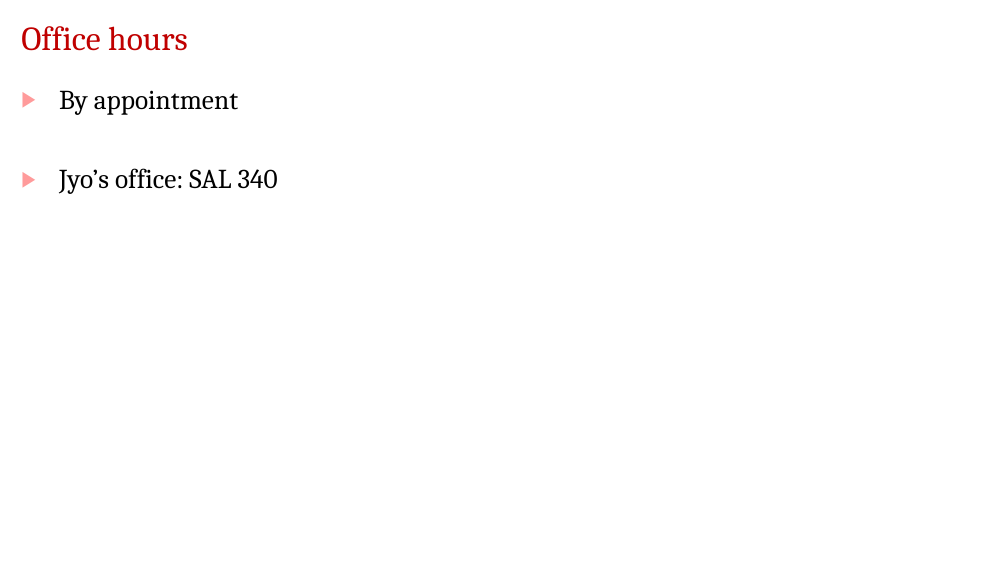
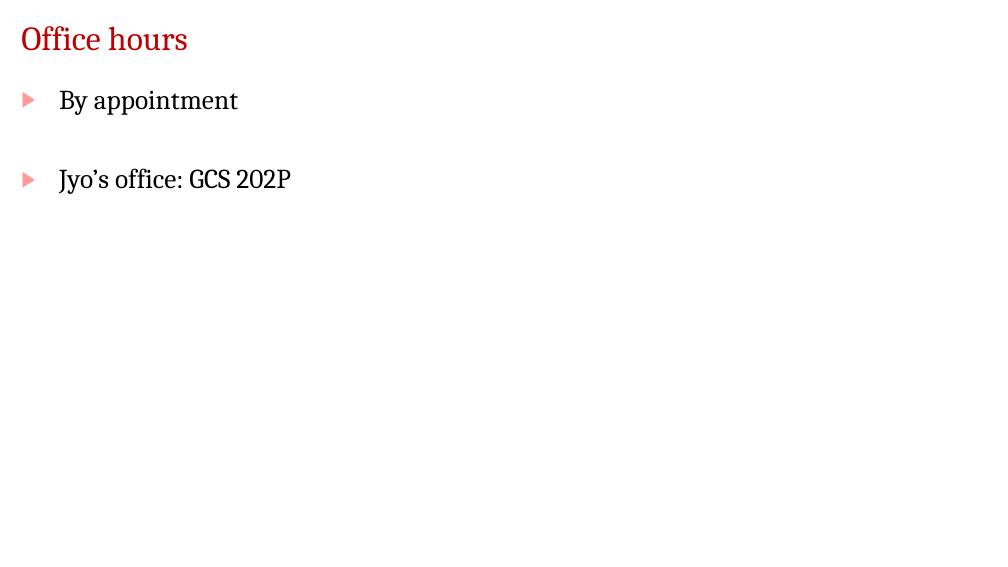
Before and after one commit to jdeshmukh/jdeshmukh.github.io, a slide deck: slide 20 of teaching/fvTheorySlides/Course-Intro.pptx (slide 19 before the commit). Drawn at 1008x567 pixels with LibreOffice and Linux fonts; fonts in the diff are those of the drawing; background and template pictures are left out. Boxes give left, top, right and bottom in pixels: in the first picture for what was removed or moved away, otherwise in the second. Text is boxed around its words. In the diff, an @@ line names an element or a change of style, - is before the commit and + after.

```diff
--- a/teaching/fvTheorySlides/Course-Intro.pptx
+++ b/teaching/fvTheorySlides/Course-Intro.pptx
@@ text at (59,168,290,194): text changed @@
-▶ Jyo’s office: SAL 340
+▶ Jyo’s office: GCS 202P
```
Also in this commit, not shown: 9 other slides changed, 1 slide added, 3 other files.
